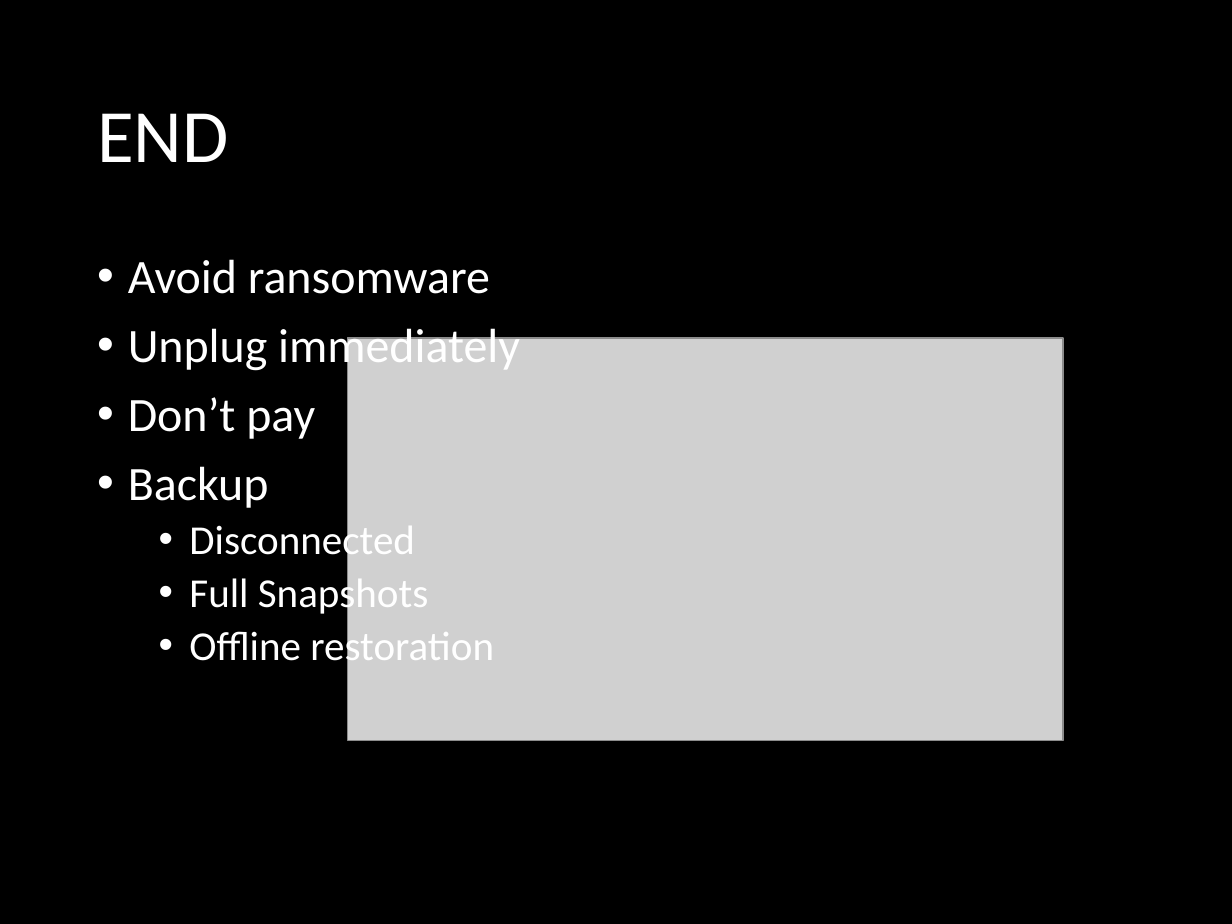
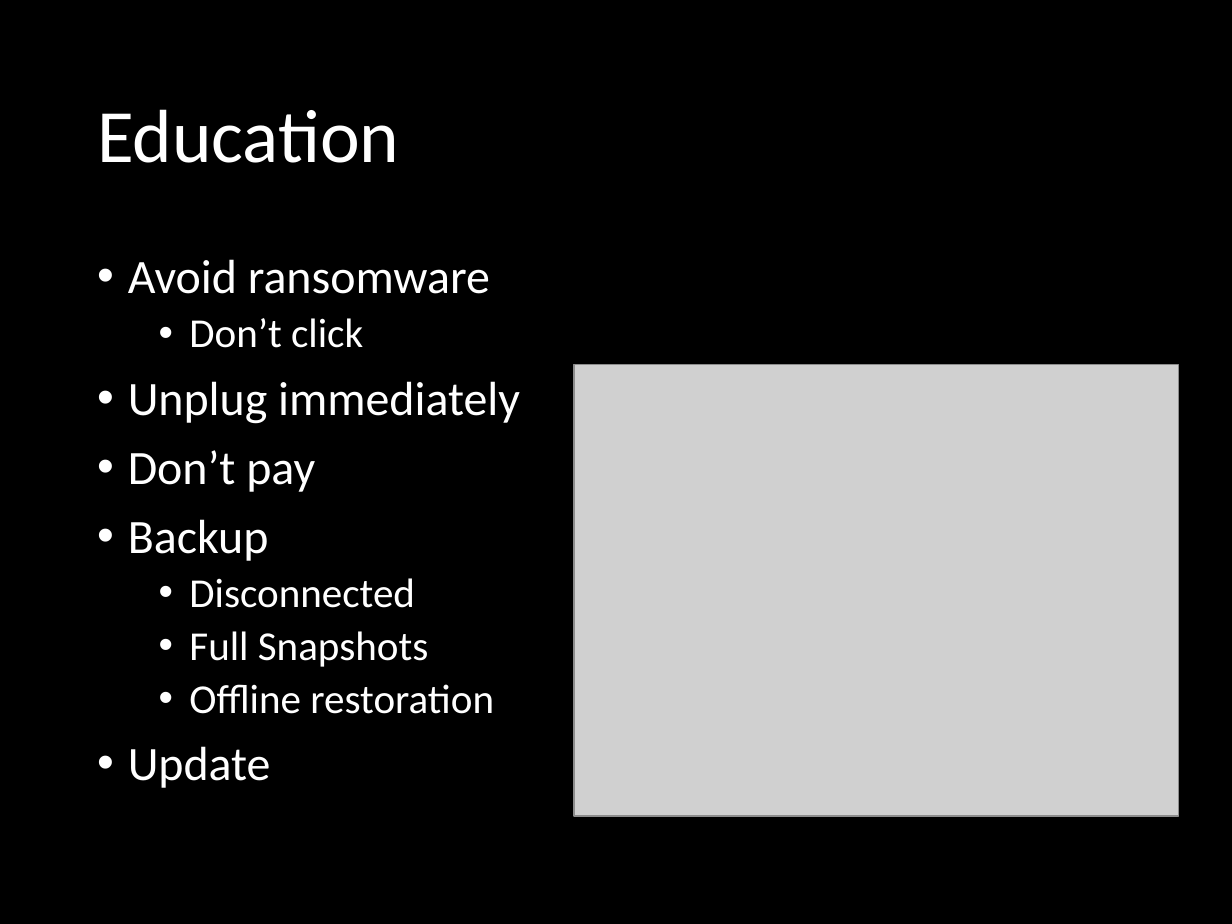
Before and after one commit to sunilkr/null-meet-slides, a slide deck: slide 22 of null-meet-pune-dec-2016-Ransomware-3E.pptx. Drawn at 1232x924 pixels with LibreOffice and Linux fonts; fonts in the diff are those of the drawing; grey boxes stand for pictures; background and template pictures are left out. Boxes give left, top, right and bottom in pixels: in the first picture for what was removed or moved away, otherwise in the second. Text is boxed around its words. In the diff, an @@ line names an element or a change of style, - is before the commit and + after.

Commit message:
dec 2016 ppt v1.01

```diff
--- a/null-meet-pune-dec-2016-Ransomware-3E.pptx
+++ b/null-meet-pune-dec-2016-Ransomware-3E.pptx
@@ title at (97,109,399,163): text changed @@
-END
+Education
@@ text at (189,318,363,348): paragraph added @@
+  • Don’t click
@@ picture removed at (347,338,1063,740) @@
@@ picture added at (574,365,1179,816) @@
@@ text at (128,746,271,788): paragraph added @@
+• Update
```
Also in this commit, not shown: 1 other slide changed, 1 slide added, 1 slide removed.
